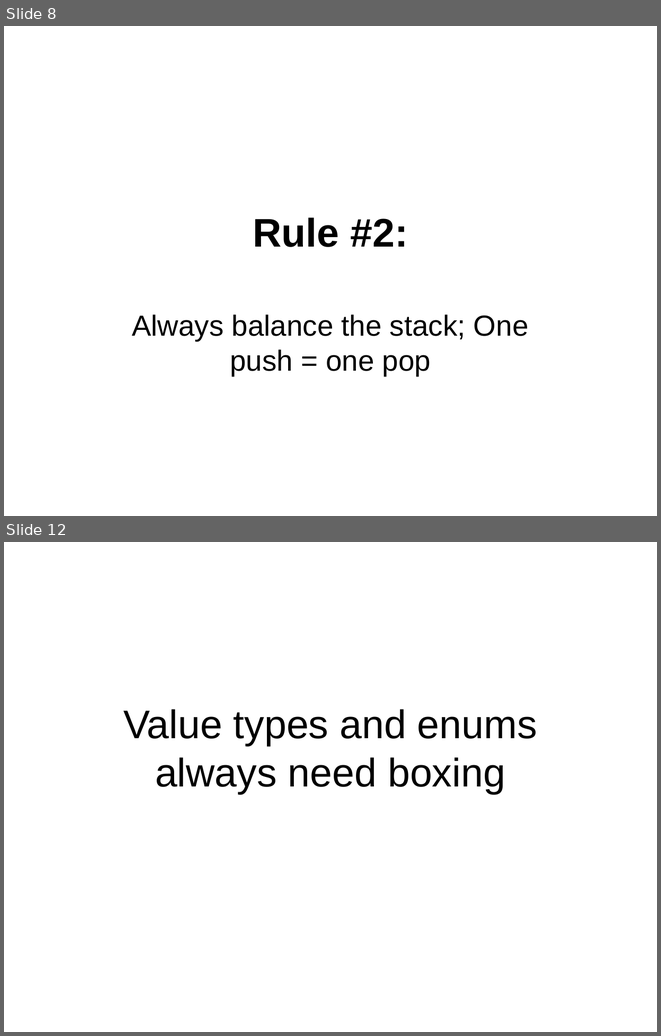
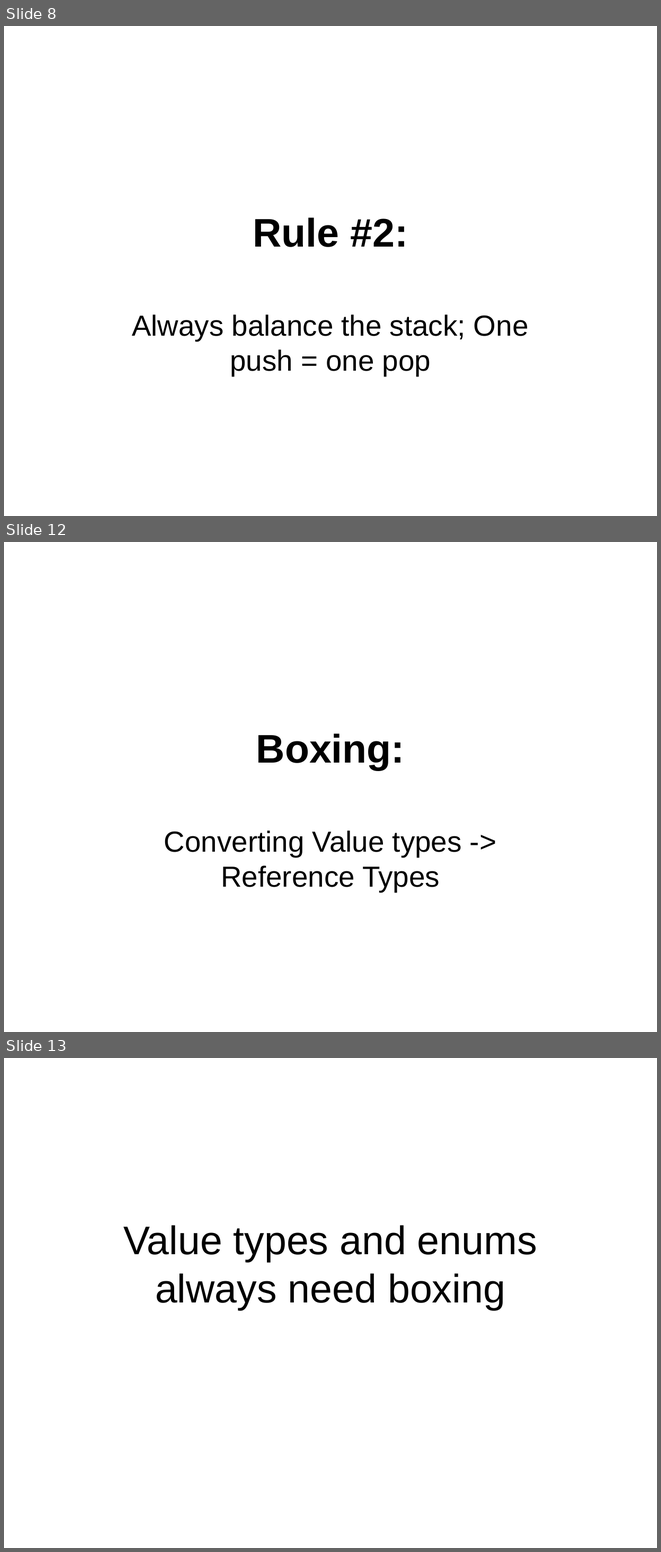
Before and after one commit to philiplaureano/ILRewritingTalk, a slide deck: Ten Simple Rules for Rewriting IL.ppt. Shown one above the other, each under a label of ours: slides 8 and 12 before the commit, slides 8, 12 and 13 after it; the slides between them are not shown. The pictures are 661x1036 and 661x1552 pixels, drawn with LibreOffice and Linux fonts; fonts in the diff are those of the drawing. Boxes give left, top, right and bottom in pixels: in the first picture for what was removed or moved away, otherwise in the second. Text is boxed around its words. In the diff, an @@ line names an element or a change of style, - is before the commit and + after.

```diff
--- a/Ten Simple Rules for Rewriting IL.ppt
+++ b/Ten Simple Rules for Rewriting IL.ppt
@@ slide 12 added at (4, 542, 657, 1032), background #FFFFFF @@
@@ title added at (256, 733, 405, 770), 44 pt, text #000000, bold @@
+Boxing:
@@ subtitle added at (164, 830, 462, 892), 32 pt, text #000000 @@
+Converting Value types -> Reference Types
@@ what was slide 12 is now slide 13 @@
```
Also in this commit, not shown: 13 slides changed, 1 other slide added, 4 other files.
